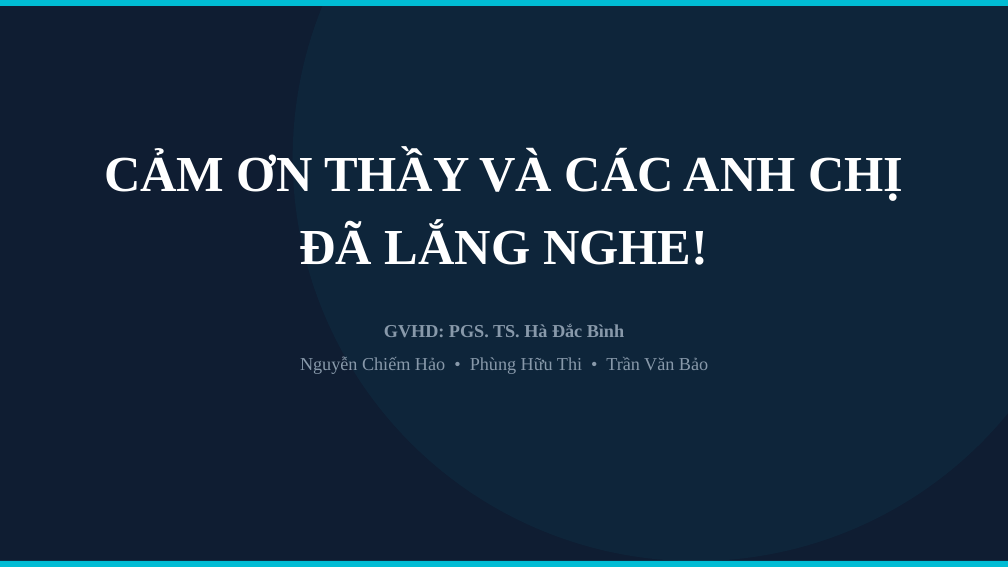
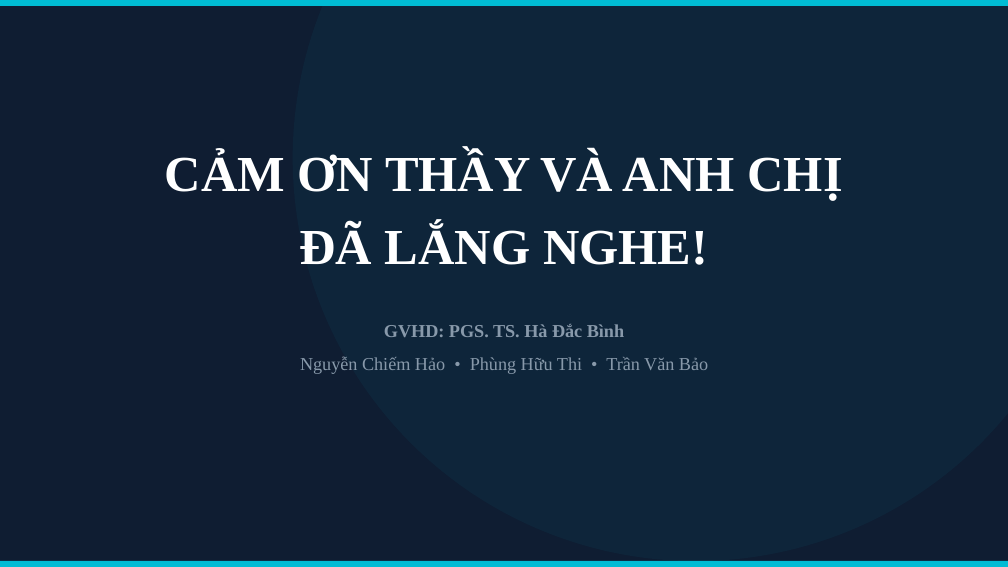
Before and after one commit to dng-tranvanbao/UAV-6G-Sum-Rate-Optimization, a slide deck: slide 18 of Documents/CS_723_Mang_Khong_Day_Nang_Cao.pptx. Drawn at 1008x567 pixels with LibreOffice and Linux fonts; fonts in the diff are those of the drawing. Boxes give left, top, right and bottom in pixels: in the first picture for what was removed or moved away, otherwise in the second. Text is boxed around its words. In the diff, an @@ line names an element or a change of style, - is before the commit and + after.

Commit message:
CS_723: Update pptx

```diff
--- a/Documents/CS_723_Mang_Khong_Day_Nang_Cao.pptx
+++ b/Documents/CS_723_Mang_Khong_Day_Nang_Cao.pptx
@@ text at bbox=[165, 152, 842, 201]: text changed @@
-CẢM ƠN THẦY VÀ CÁC ANH CHỊ
+CẢM ƠN THẦY VÀ ANH CHỊ
```
Also in this commit, not shown: 1 other slide changed.
